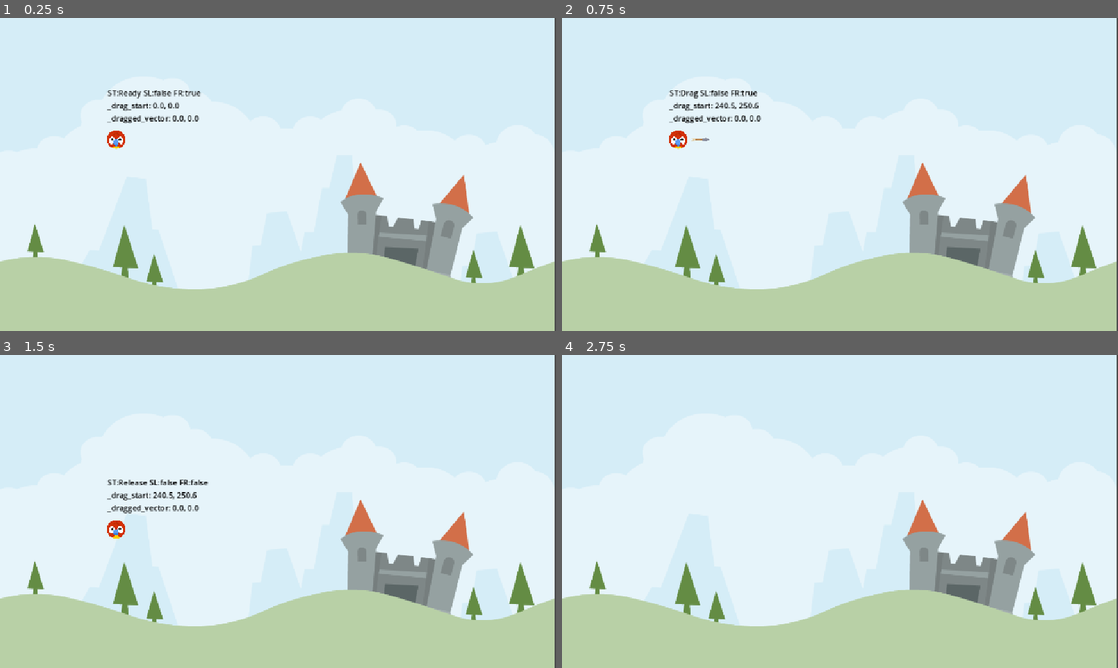
Above: before the commit, frames 1-4 (two rows, left to right).
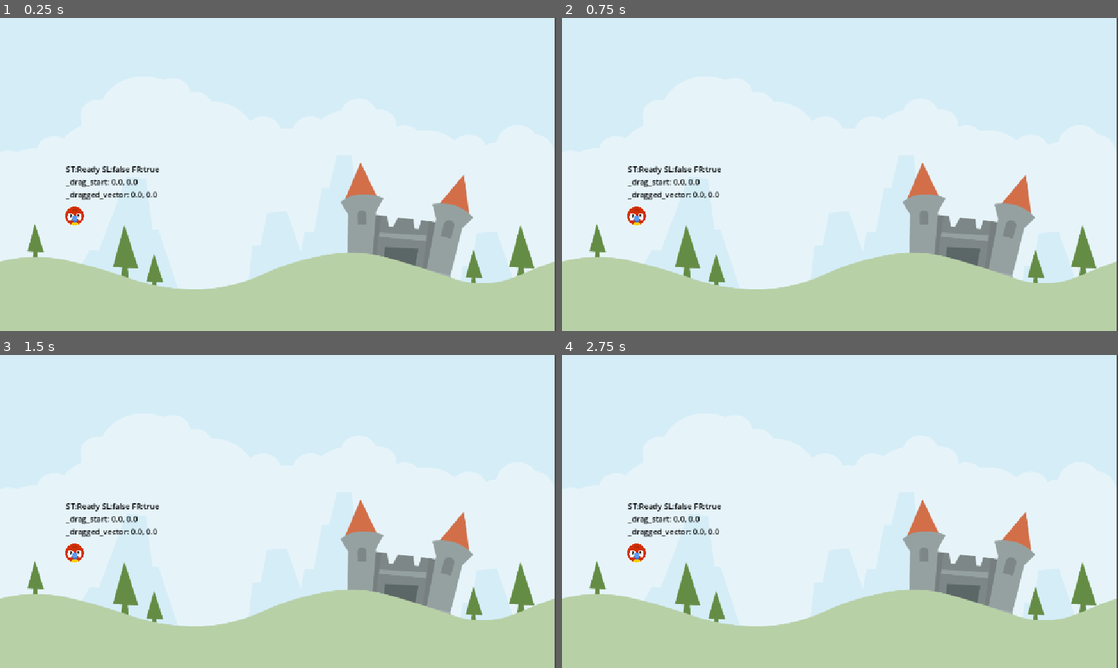
Above: after the commit, the same moments.

Repository: LHO-Developments/Godot-Projects
Game: Godot game, scene res://Scene/LevelBase.tscn
Same seed, same stepped clock (60 frames per second), same inputs: the game is played once before the commit and once after it.
Inputs (mouse positions are in pixels of both pictures, inside the frame that each line leads up to):
- Up to frame 1 (0.25 s): no input
- Up to frame 2 (0.75 s): tap Enter at 0.5 s; drag from (678, 140) to (895, 105) at 0.52 s
- Up to frame 3 (1.5 s): drag from (166, 527) to (250, 574) at 1.27 s
- Up to frame 4 (2.75 s): move the mouse to (895, 442) at 2.02 s; press the mouse at (895, 442) at 2.03 s

The runs differ from the first frame. In frame 1, 1.5% of the frame differs, in the area x 11-37%, y 23-67%; in frame 2, 1.5%, in the area x 11-36%, y 23-67%; in frame 3, 1.4%; in frame 4, 0.7%.

Commit message:
Add logic to respawn animal

Diff:
--- /dev/null
+++ b/Angry Animal/angry-animal/Global/SignalHub.gd
@@ -0,0 +1,6 @@
+extends Node
+
+signal on_animal_died;
+
+func emit_on_animal_died() -> void:
+	on_animal_died.emit();
--- a/Angry Animal/angry-animal/Scene/Animal.gd
+++ b/Angry Animal/angry-animal/Scene/Animal.gd
@@ -47,6 +47,12 @@
 	ds += "_drag_start: %.1f, %.1f\n" % [_drag_start.x, _drag_start.y];
 	ds += "_dragged_vector: %.1f, %.1f" % [_dragged_vector.x, _dragged_vector.y];
 	debug_label.text = ds;
+
+
+func die() -> void:
+	SignalHub.emit_on_animal_died();
+	queue_free();
+
 #endregion
 
 #region drag
@@ -123,7 +129,7 @@
 
 
 func _on_visible_on_screen_notifier_2d_screen_exited() -> void:
-	pass # Replace with function body.
+	die();
 
 
 func _on_sleeping_state_changed() -> void:
--- /dev/null
+++ b/Angry Animal/angry-animal/Scene/LevelBase.gd
@@ -0,0 +1,17 @@
+extends Node2D
+
+@onready var animal_start: Marker2D = $AnimalStart
+const ANIMAL = preload("res://Scene/Animal.tscn")
+
+# Called when the node enters the scene tree for the first time.
+func _ready() -> void:
+	spawn_animal();
+
+
+func spawn_animal() -> void:
+	var animalObj: Animal = ANIMAL.instantiate();
+	animalObj.position = animal_start.position;
+	add_child(animalObj);
+
+func _enter_tree() -> void:
+	SignalHub.on_animal_died.connect(spawn_animal);
--- a/Angry Animal/angry-animal/Scene/LevelBase.tscn
+++ b/Angry Animal/angry-animal/Scene/LevelBase.tscn
@@ -1,9 +1,10 @@
 [gd_scene load_steps=3 format=3 uid="uid://4vlbckliodu6"]
 
 [ext_resource type="Texture2D" uid="uid://bh5xqwas2ygqx" path="res://assets/scene/colored_castle.png" id="1_b7mn6"]
-[ext_resource type="PackedScene" uid="uid://c61favqvyf54o" path="res://Scene/Animal.tscn" id="2_w7hen"]
+[ext_resource type="Script" uid="uid://brs0bq5hy1p7" path="res://Scene/LevelBase.gd" id="1_w7hen"]
 
 [node name="LevelBase" type="Node2D"]
+script = ExtResource("1_w7hen")
 
 [node name="Sprite2D" type="Sprite2D" parent="."]
 position = Vector2(0, -176)
@@ -11,5 +12,5 @@
 texture = ExtResource("1_b7mn6")
 centered = false
 
-[node name="Animal" parent="." instance=ExtResource("2_w7hen")]
-position = Vector2(240, 251)
+[node name="AnimalStart" type="Marker2D" parent="."]
+position = Vector2(154, 409)
--- a/Angry Animal/angry-animal/project.godot
+++ b/Angry Animal/angry-animal/project.godot
@@ -14,6 +14,10 @@
 run/main_scene="uid://4vlbckliodu6"
 config/features=PackedStringArray("4.4", "Mobile")
 config/icon="res://icon.svg"
+
+[autoload]
+
+SignalHub="*res://Global/SignalHub.gd"
 
 [display]
 
Not shown, added: Angry Animal/angry-animal/Global/SignalHub.gd.uid
Not shown, added: Angry Animal/angry-animal/Scene/LevelBase.gd.uid
